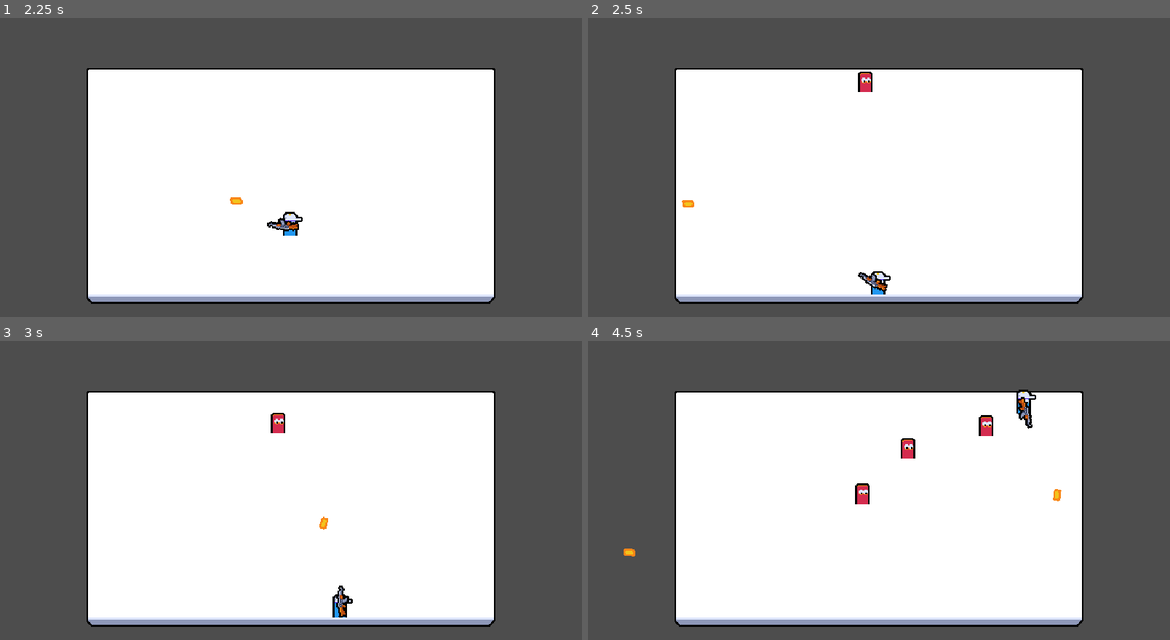
Above: before the commit, frames 1-4 (two rows, left to right).
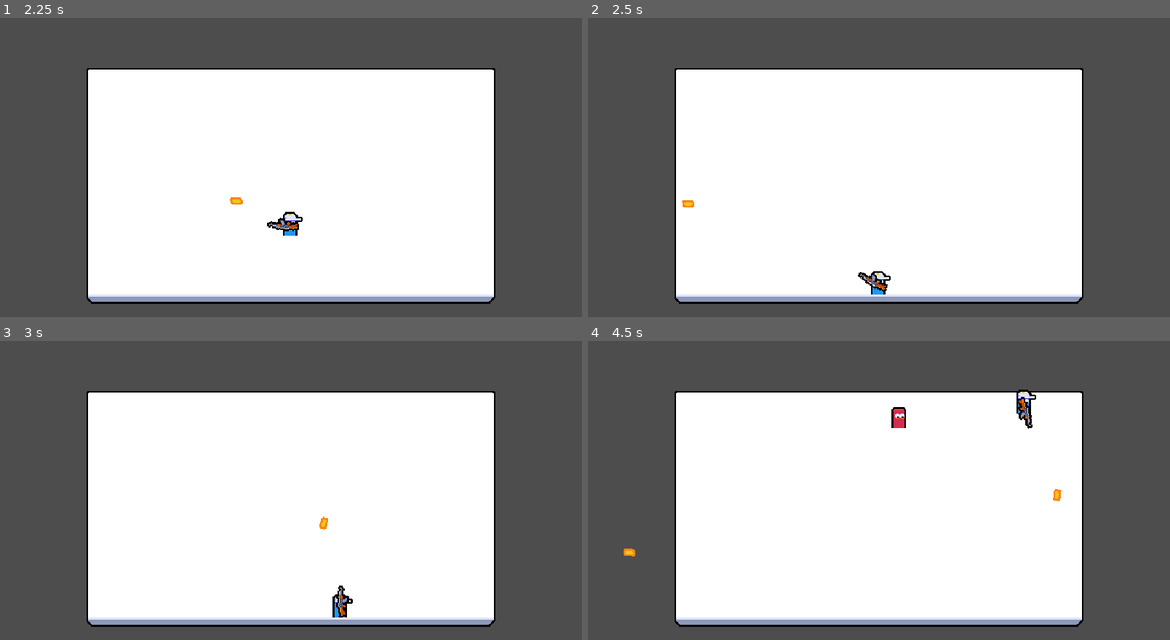
Above: after the commit, the same moments.

Repository: usergaia/top-down-shooter
Game: Godot game, scene res://UI/MainMenu/main_menu.tscn
The game is run twice, just before and just after one commit, with the same random seed, the same clock (stepped at 60 frames per second) and the same inputs.
Inputs (mouse positions are in pixels of both pictures, inside the frame that each line leads up to):
- Up to frame 1 (2.25 s): tap Enter at 0.5 s; move the mouse to (419, 164) at 0.52 s; press the mouse at (419, 164) at 0.53 s; hold D (move_right) 0.53-1.25 s; release the mouse at (419, 164) at 1.25 s; click "Host" at 1.25 s; tap Space at 2 s; move the mouse to (174, 197) at 2.02 s; hold S (move_down) from 2.03 s (still down); click (174, 197) at 2.1 s
- Up to frame 2 (2.5 s): keep holding S (move_down)
- Up to frame 3 (3 s): move the mouse to (349, 433) at 2.77 s; release S (move_down) at 2.78 s; press the mouse at (349, 433) at 2.78 s; hold D (move_right) from 2.78 s (still down)
- Up to frame 4 (4.5 s): move the mouse to (849, 568) at 3.52 s; release D (move_right) at 3.53 s; release the mouse at (849, 568) at 3.53 s; hold W (move_up) 3.53-4.28 s; click (849, 568) at 3.6 s; move the mouse to (1053, 553) at 4.27 s; press the mouse at (1053, 553) at 4.28 s; hold A (move_left) from 4.28 s (still down)

Frame 1 is identical in both runs. In frame 2, 0.2% of the frame differs, in the area x 46-49%, y 17-25%; in frame 3, 0.2%; in frame 4, 0.7%, in the area x 45-70%, y 22-55%.

Commit message:
feat: Add round system

Diff:
--- a/Manager/enemy_manager.gd
+++ b/Manager/enemy_manager.gd
@@ -1,17 +1,36 @@
 extends Node
+
+const ROUND_BASE_TIME: int = 10
+const ROUND_GROWTH: int = 5
+const BASE_ENEMY_SPAWN_TIME: float = 2.0
+const ENEMY_SPAWN_TIME_GROWTH: float = -.15
 
 @export var enemy_scene: PackedScene
 @export var enemy_spawn_root: Node
 @export var spawn_rect: ReferenceRect
 
 @onready var spawn_interval_timer: Timer = $SpawnIntervalTimer
+@onready var round_timer: Timer = $RoundTimer
+
+var round_count: int
 
 func _ready() -> void:
 	spawn_interval_timer.timeout.connect(_on_spawner_interval_timer_timeout)
+	round_timer.timeout.connect(_on_round_timer_timeout)
+	begin_round()
+
+func begin_round():
+	round_count += 1
+	round_timer.wait_time = ROUND_BASE_TIME + ((round_count-1) * ROUND_GROWTH)
+	round_timer.start()
+
+	spawn_interval_timer.wait_time = BASE_ENEMY_SPAWN_TIME + ((round_count-1) * ENEMY_SPAWN_TIME_GROWTH)
+	spawn_interval_timer.start()
 
 func _on_spawner_interval_timer_timeout():
 	if is_multiplayer_authority():
 		spawn_enemy()
+		spawn_interval_timer.start()
 
 func spawn_enemy():
 	var enemy = enemy_scene.instantiate() as Node2D
@@ -22,3 +41,8 @@
 	var x = randi_range(0, spawn_rect.size.x)
 	var y = randi_range(0, spawn_rect.size.y)
 	return spawn_rect.global_position + Vector2(x,y)
+
+func _on_round_timer_timeout():
+	if is_multiplayer_authority():
+		spawn_interval_timer.stop()
+		print("Round over!")
--- a/Manager/enemy_manager.tscn
+++ b/Manager/enemy_manager.tscn
@@ -7,5 +7,8 @@
 script = ExtResource("1_p5o5n")
 enemy_scene = ExtResource("2_6hf6p")
 
+[node name="RoundTimer" type="Timer" parent="." unique_id=1912024212]
+one_shot = true
+
 [node name="SpawnIntervalTimer" type="Timer" parent="." unique_id=1631711569]
-autostart = true
+one_shot = true
